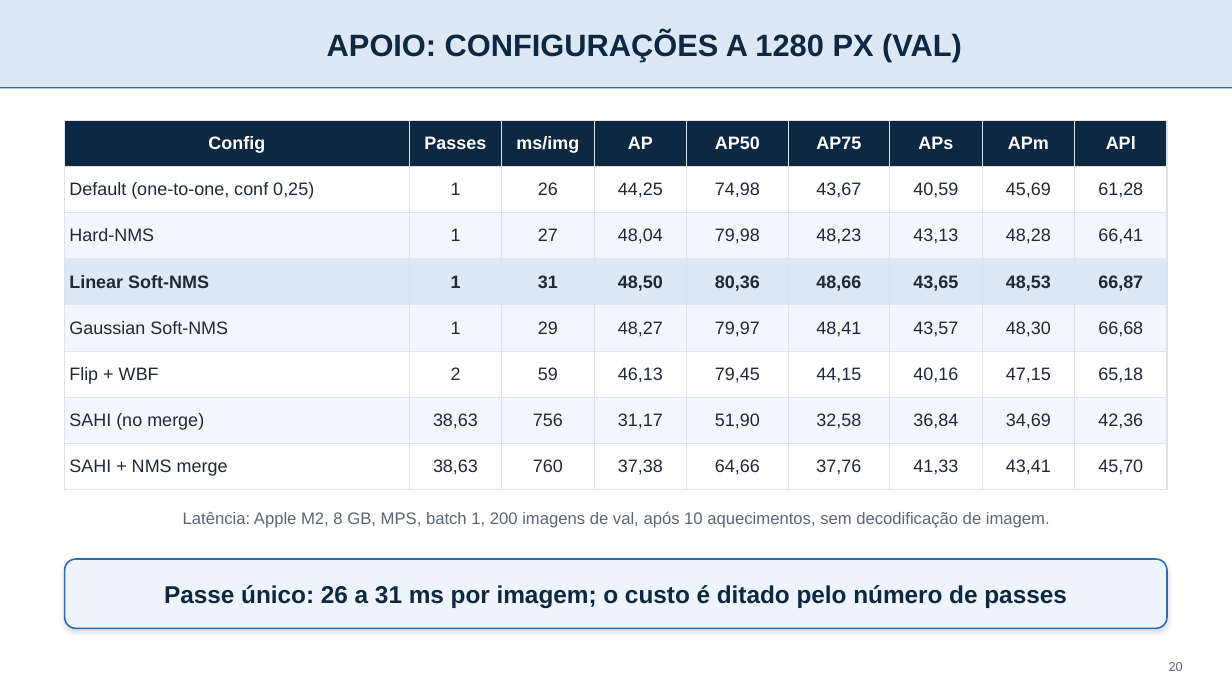
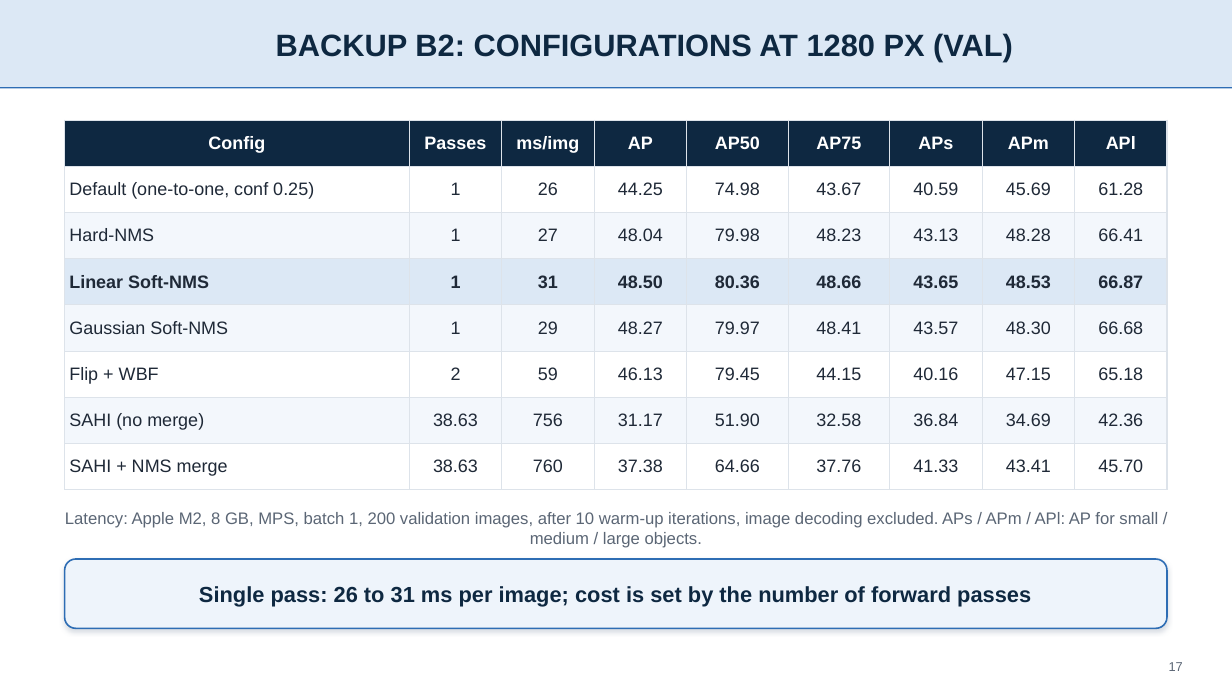
Before and after one commit to IghorRibeiro/WVCPresentation, a slide deck: slide 17 of slides/WVC2026_slides.pptx (slide 20 before the commit). Drawn at 1232x693 pixels with LibreOffice and Linux fonts; fonts in the diff are those of the drawing; background and template pictures are left out. Boxes give left, top, right and bottom in pixels: in the first picture for what was removed or moved away, otherwise in the second. Text is boxed around its words. In the diff, an @@ line names an element or a change of style, - is before the commit and + after.

```diff
--- a/slides/WVC2026_slides.pptx
+++ b/slides/WVC2026_slides.pptx
@@ title at box(276, 33, 1013, 61): text changed @@
-APOIO: CONFIGURAÇÕES A 1280 PX (VAL)
+BACKUP B2: CONFIGURATIONS AT 1280 PX (VAL)
@@ table at box(65, 120, 1167, 480) @@
-row 2: Default (one-to-one, conf 0,25) | 1 | 26 | 44,25 | 74,98 | 43,67 | 40,59 | 45,69 | 61,28
+row 2: Default (one-to-one, conf 0.25) | 1 | 26 | 44.25 | 74.98 | 43.67 | 40.59 | 45.69 | 61.28
-row 3: Hard-NMS | 1 | 27 | 48,04 | 79,98 | 48,23 | 43,13 | 48,28 | 66,41
+row 3: Hard-NMS | 1 | 27 | 48.04 | 79.98 | 48.23 | 43.13 | 48.28 | 66.41
-row 4: Linear Soft-NMS | 1 | 31 | 48,50 | 80,36 | 48,66 | 43,65 | 48,53 | 66,87
+row 4: Linear Soft-NMS | 1 | 31 | 48.50 | 80.36 | 48.66 | 43.65 | 48.53 | 66.87
-row 5: Gaussian Soft-NMS | 1 | 29 | 48,27 | 79,97 | 48,41 | 43,57 | 48,30 | 66,68
+row 5: Gaussian Soft-NMS | 1 | 29 | 48.27 | 79.97 | 48.41 | 43.57 | 48.30 | 66.68
-row 6: Flip + WBF | 2 | 59 | 46,13 | 79,45 | 44,15 | 40,16 | 47,15 | 65,18
+row 6: Flip + WBF | 2 | 59 | 46.13 | 79.45 | 44.15 | 40.16 | 47.15 | 65.18
-row 7: SAHI (no merge) | 38,63 | 756 | 31,17 | 51,90 | 32,58 | 36,84 | 34,69 | 42,36
+row 7: SAHI (no merge) | 38.63 | 756 | 31.17 | 51.90 | 32.58 | 36.84 | 34.69 | 42.36
-row 8: SAHI + NMS merge | 38,63 | 760 | 37,38 | 64,66 | 37,76 | 41,33 | 43,41 | 45,70
+row 8: SAHI + NMS merge | 38.63 | 760 | 37.38 | 64.66 | 37.76 | 41.33 | 43.41 | 45.70
@@ text at box(65, 512, 1158, 548): text changed @@
-Latência: Apple M2, 8 GB, MPS, batch 1, 200 imagens de val, após 10 aquecimentos, sem decodificação de imagem.
+Latency: Apple M2, 8 GB, MPS, batch 1, 200 validation images, after 10 warm-up iterations, image decoding excluded. APs / APm / APl: AP for small / medium / large objects.
@@ text at box(199, 586, 1031, 607): text changed; size 19 to 17 pt @@
-Passe único: 26 a 31 ms por imagem; o custo é ditado pelo número de passes
+Single pass: 26 to 31 ms per image; cost is set by the number of forward passes
@@ page number at box(1169, 662, 1183, 671): text changed @@
-20
+17
```
Also in this commit, not shown: 11 other slides changed, 10 slides added, 10 slides removed, 40 other files.
